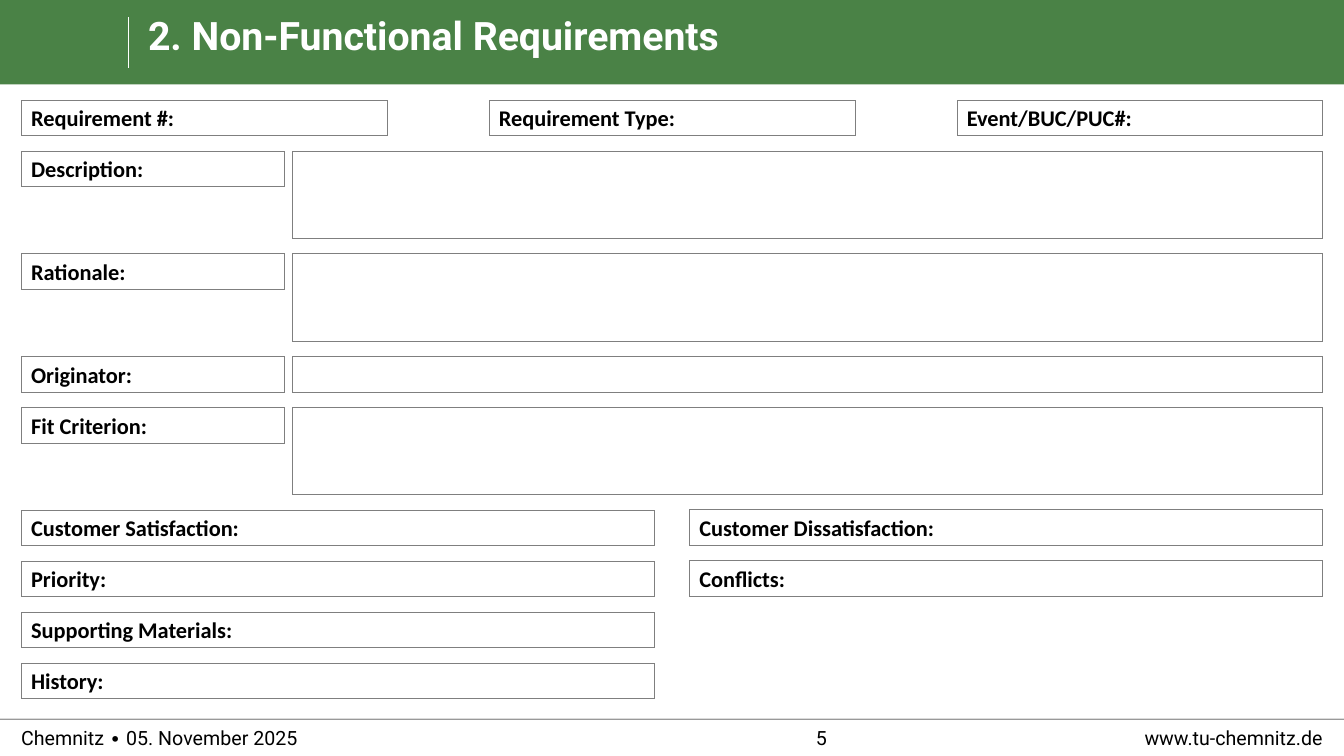
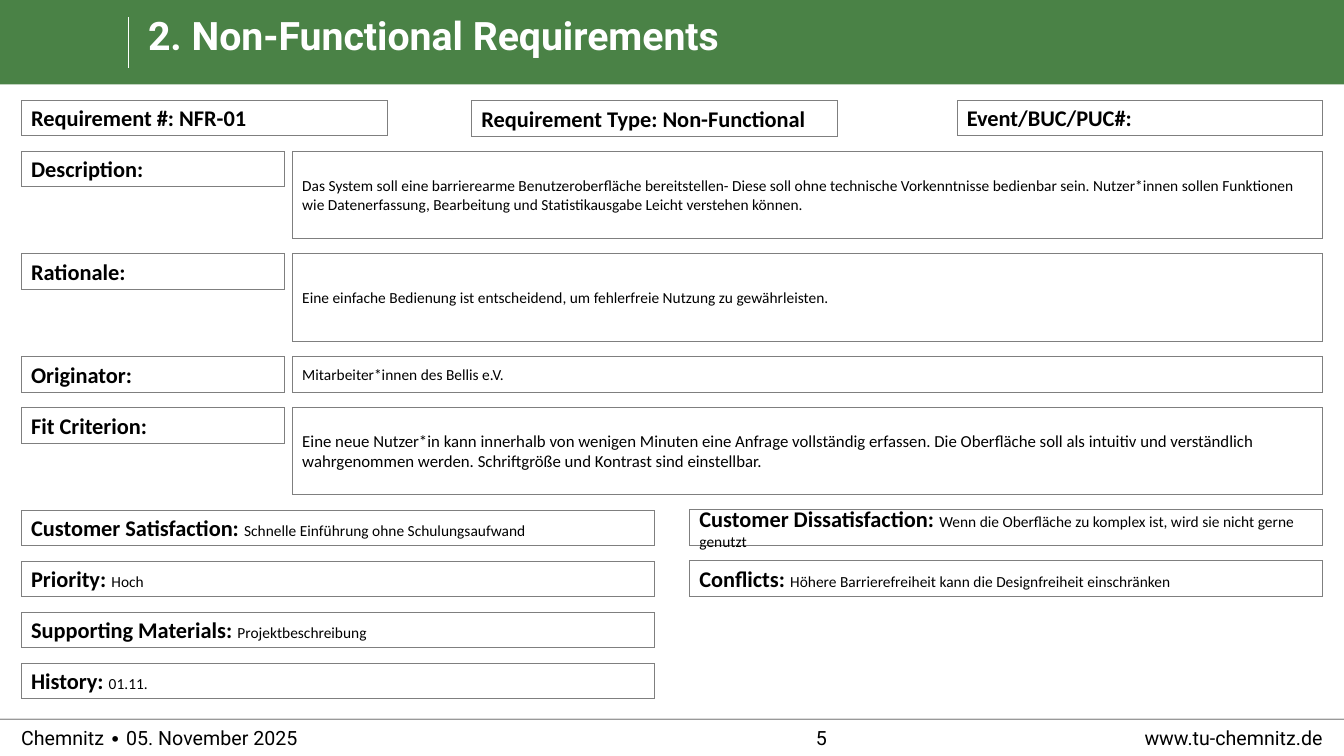
Before and after one commit to cojuwon/Praktikum-Softwareengineering-TU-Chemnitz, a slide deck: slide 5 of requirements/Snow_Card_Template.pptx. Drawn at 1344x756 pixels with LibreOffice and Linux fonts; fonts in the diff are those of the drawing; background and template pictures are left out. Boxes give left, top, right and bottom in pixels: in the first picture for what was removed or moved away, otherwise in the second. Text is boxed around its words. In the diff, an @@ line names an element or a change of style, - is before the commit and + after.

Commit message:
snow card update
Ich hab jeweils 1 Functional und Non-Functional Requirement hinzugefügt

```diff
--- a/requirements/Snow_Card_Template.pptx
+++ b/requirements/Snow_Card_Template.pptx
@@ text in rectangle at (31,110,246,130): text changed @@
-Requirement #:
+Requirement #: NFR-01
@@ rectangle "Requirement Type: Non-Functional": place and size @@
-rectangle "Requirement Type: Non-Functional" at (489,100,855,135)
+rectangle "Requirement Type: Non-Functional" at (472,101,838,136)
@@ text in rectangle at (481,111,806,131): text changed @@
-Requirement Type:
+Requirement Type: Non-Functional
@@ text in rectangle at (302,180,1293,213): text added @@
+Das System soll eine barrierearme Benutzeroberfläche bereitstellen- Diese soll ohne technische Vorkenntnisse bedienbar sein. Nutzer*innen sollen Funktionen wie Datenerfassung, Bearbeitung und Statistikausgabe Leicht verstehen können.
@@ text in rectangle at (302,292,829,306): text added @@
+Eine einfache Bedienung ist entscheidend, um fehlerfreie Nutzung zu gewährleisten.
@@ text in rectangle at (302,369,504,380): text added @@
+Mitarbeiter*innen des Bellis e.V.
@@ text in rectangle at (302,435,1252,470): text added @@
+Eine neue Nutzer*in kann innerhalb von wenigen Minuten eine Anfrage vollständig erfassen. Die Oberfläche soll als intuitiv und verständlich wahrgenommen werden. Schriftgröße und Kontrast sind einstellbar.
@@ text in rectangle at (699,509,1294,550): text changed; size 16 to 11 pt; bold off @@
-Customer Dissatisfaction:
+Customer Dissatisfaction: Wenn die Oberfläche zu komplex ist, wird sie nicht gerne genutzt
@@ text in rectangle at (31,520,526,539): text changed; size 16 to 11 pt; bold off @@
-Customer Satisfaction:
+Customer Satisfaction: Schnelle Einführung ohne Schulungsaufwand
@@ text in rectangle at (31,571,143,591): text changed @@
-Priority:
+Priority: Hoch
@@ text in rectangle at (699,571,1170,590): text changed; size 16 to 11 pt; bold off @@
-Conflicts:
+Conflicts: Höhere Barrierefreiheit kann die Designfreiheit einschränken
@@ text in rectangle at (31,622,366,642): text changed @@
-Supporting Materials:
+Supporting Materials: Projektbeschreibung
@@ text in rectangle at (31,673,148,693): text changed @@
-History:
+History: 01.11.
```
Also in this commit, not shown: 1 other slide changed.
